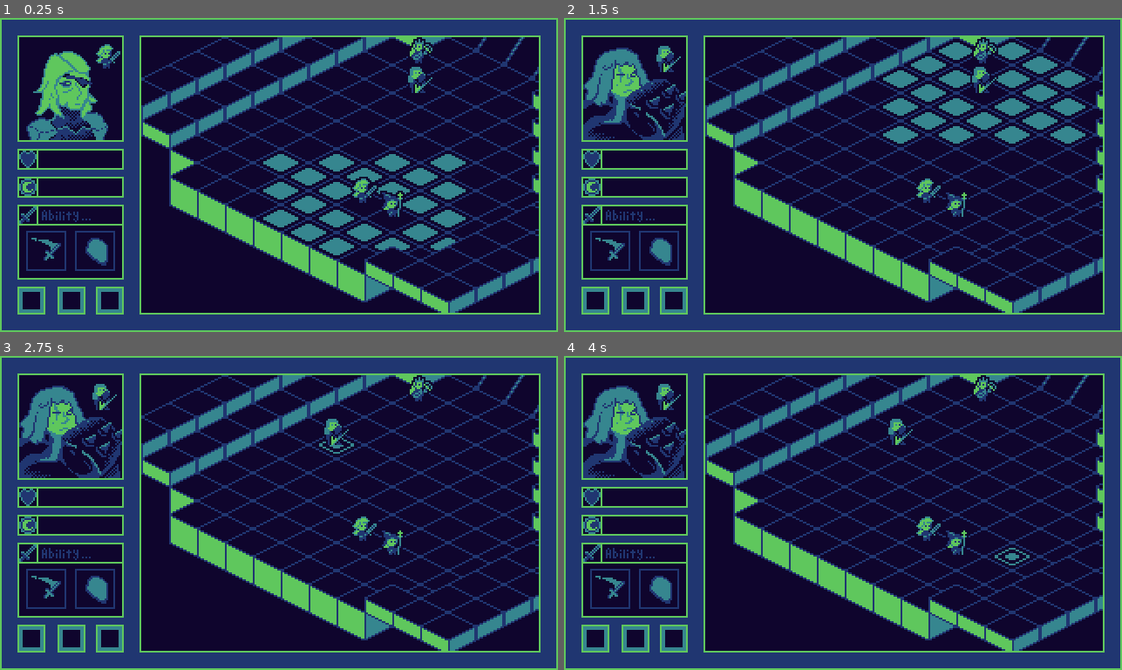
Above: before the commit, frames 1-4 (two rows, left to right).
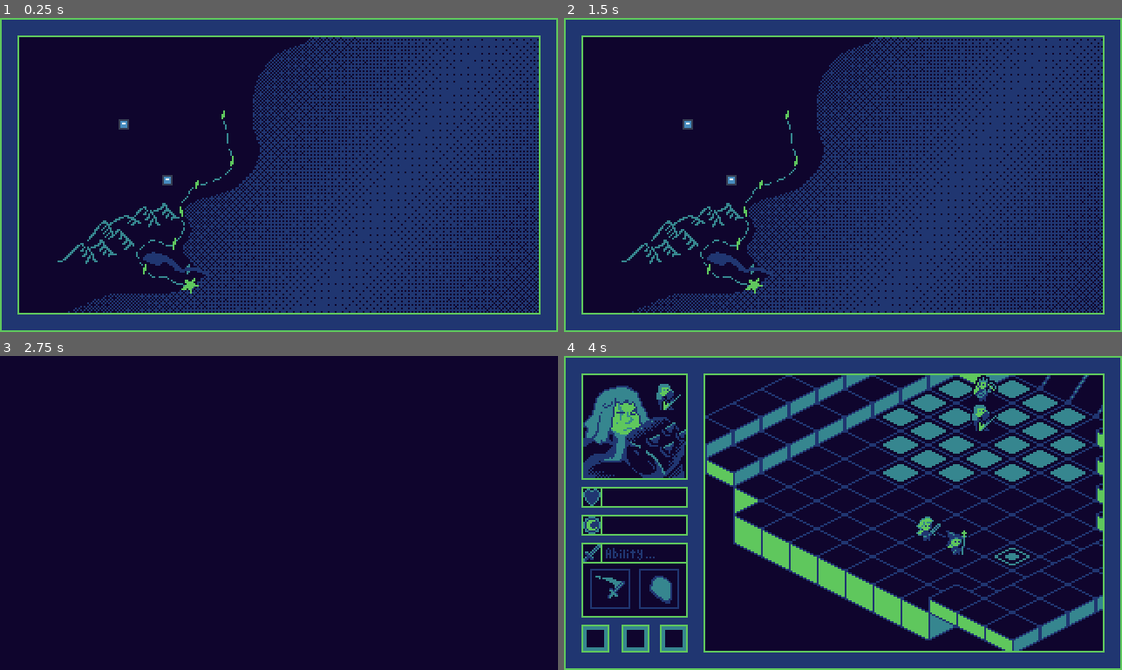
Above: after the commit, the same moments.

Repository: NoahLPoteat/CapstoneProject
Game: Godot game, scene res://src/gameplay/prototypes/game_prototype.tscn
The game is run twice, just before and just after one commit, with the same random seed, the same clock (stepped at 60 frames per second) and the same inputs. The engine's default icon, where the game draws it, is replaced by a stand-in: a white triangle on a blue panel in a dark square.
Inputs (mouse positions are in pixels of both pictures, inside the frame that each line leads up to):
- Up to frame 1 (0.25 s): no input
- Up to frame 2 (1.5 s): tap Enter at 0.5 s; move the mouse to (965, 159) at 0.52 s; click (965, 159) at 0.67 s; tap Space (debug_turn_skip) at 1.25 s; move the mouse to (731, 190) at 1.27 s; click (731, 190) at 1.42 s
- Up to frame 3 (2.75 s): move the mouse to (334, 443) at 2.02 s; click (334, 443) at 2.17 s
- Up to frame 4 (4 s): tap Enter at 2.75 s; move the mouse to (815, 575) at 2.77 s; click (815, 575) at 2.92 s; move the mouse to (1010, 560) at 3.52 s; click (1010, 560) at 3.67 s

The runs differ from the first frame. In frame 1, 52% of the frame differs, in the area x 3-97%, y 5-95%; in frame 2, 52%; in frame 3, 43%; in frame 4, 4.6%.

Commit message:
Itchio + v0.1 Export

Diff:
--- a/Project/src/gameplay/prototypes/game_prototype.tscn
+++ b/Project/src/gameplay/prototypes/game_prototype.tscn
@@ -45,6 +45,7 @@
 script = ExtResource("1_4dq4k")
 
 [node name="BattleScreenController" type="Control" parent="Game"]
+visible = false
 layout_mode = 1
 anchors_preset = 15
 anchor_right = 1.0
@@ -83,7 +84,7 @@
 handle_input_locally = false
 canvas_item_default_texture_filter = 0
 size = Vector2i(228, 158)
-render_target_update_mode = 4
+render_target_update_mode = 0
 
 [node name="BattleMapController" parent="Game/BattleScreenController/SubViewportContainer/SubViewport" instance=ExtResource("2_yhlpg")]
 
@@ -114,7 +115,6 @@
 offset_bottom = 70.0
 
 [node name="WorldMapController" type="Control" parent="Game"]
-visible = false
 layout_mode = 1
 anchors_preset = 15
 anchor_right = 1.0
@@ -205,7 +205,6 @@
 anchor_right = 1.0
 anchor_bottom = 1.0
 offset_top = -1.0
-offset_bottom = -1.0
 grow_horizontal = 2
 grow_vertical = 2
 texture = SubResource("GradientTexture2D_wyd14")
Not shown, added: Project/Exports/v0.1-html/Untitled T-RPG.apple-touch-icon.png.import
Not shown, added: Project/Exports/v0.1-html/Untitled T-RPG.icon.png.import
Not shown, added: Project/Exports/v0.1-html/Untitled T-RPG.png.import
Not shown, added: Project/export_presets.cfg
Not shown, added: Project/Exports/v0.1-html.zip
Not shown, added: Project/Exports/v0.1-html/Untitled T-RPG.apple-touch-icon.png
Not shown, added: Project/Exports/v0.1-html/Untitled T-RPG.audio.position.worklet.js
Not shown, added: Project/Exports/v0.1-html/Untitled T-RPG.audio.worklet.js
Not shown, added: Project/Exports/v0.1-html/Untitled T-RPG.icon.png
Not shown, added: Project/Exports/v0.1-html/Untitled T-RPG.js
Not shown, added: Project/Exports/v0.1-html/Untitled T-RPG.pck
Not shown, added: Project/Exports/v0.1-html/Untitled T-RPG.png
(and 1 more such lines)
